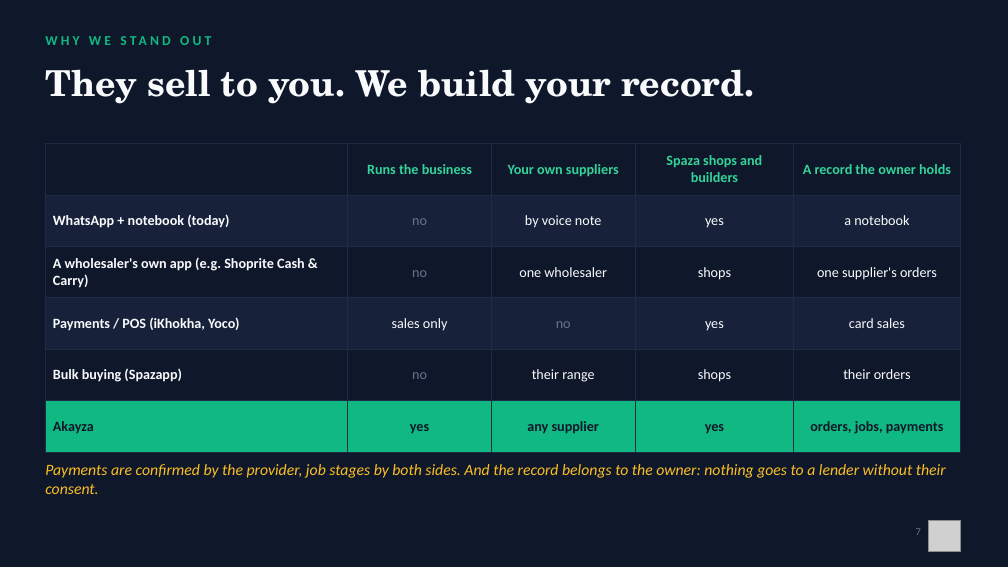
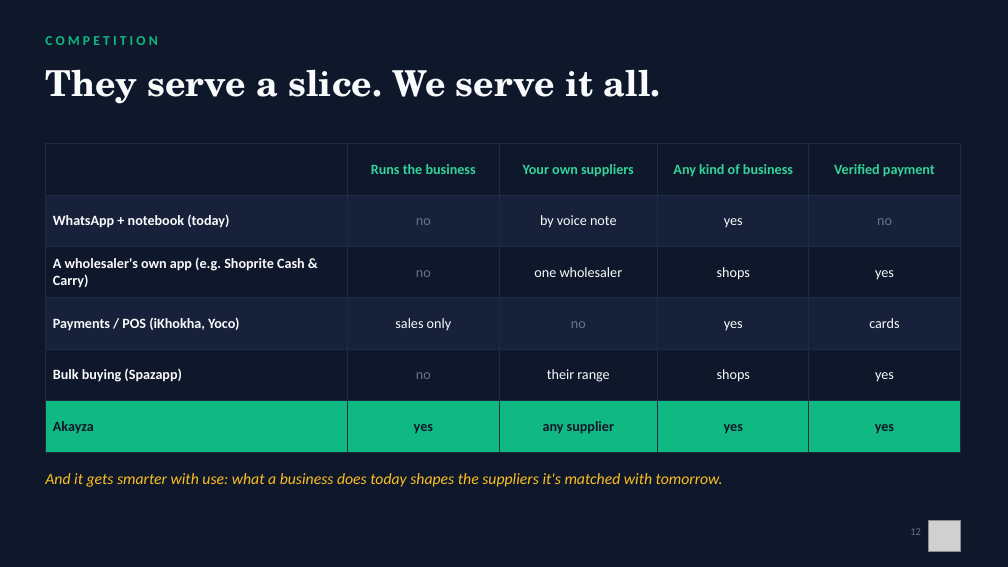
Before and after one commit to Mandla78/KasiFlow, a slide deck: slide 12 of docs/submission/05_final_submission/Akayza_Pitch_TeamPR.pptx (slide 7 before the commit). Drawn at 1008x567 pixels with LibreOffice and Linux fonts; fonts in the diff are those of the drawing; grey boxes stand for pictures. Boxes give left, top, right and bottom in pixels: in the first picture for what was removed or moved away, otherwise in the second. Text is boxed around its words. In the diff, an @@ line names an element or a change of style, - is before the commit and + after.

```diff
--- a/docs/submission/05_final_submission/Akayza_Pitch_TeamPR.pptx
+++ b/docs/submission/05_final_submission/Akayza_Pitch_TeamPR.pptx
@@ text at [45, 36, 157, 45]: text changed @@
-WHY WE STAND OUT
+COMPETITION
@@ text at [45, 69, 661, 104]: text changed @@
-They sell to you. We build your record.
+They serve a slice. We serve it all.
@@ table at [45, 144, 960, 437] @@
-row 1, column 4: Spaza shops and builders
+row 1, column 4: Any kind of business
-row 1, column 5: A record the owner holds
+row 1, column 5: Verified payment
-row 2, column 5: a notebook
+row 2, column 5: no
-row 3, column 5: one supplier's orders
+row 3, column 5: yes
-row 4, column 5: card sales
+row 4, column 5: cards
-row 5, column 5: their orders
+row 5, column 5: yes
-row 6, column 5: orders, jobs, payments
+row 6, column 5: yes
@@ text at [45, 473, 723, 487]: text changed @@
-Payments are confirmed by the provider, job stages by both sides. And the record belongs to the owner: nothing goes to a lender without their consent.
+And it gets smarter with use: what a business does today shapes the suppliers it's matched with tomorrow.
@@ text at [910, 528, 921, 535]: text changed @@
-7
+12
```
Also in this commit, not shown: 3 other slides changed, 17 slides added, 6 slides removed, 14 other files.
